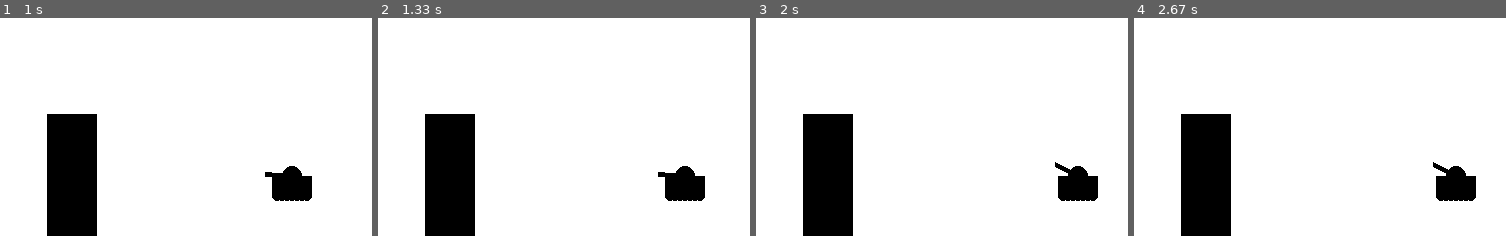
Above: before the commit, frames 1-4 (left to right).
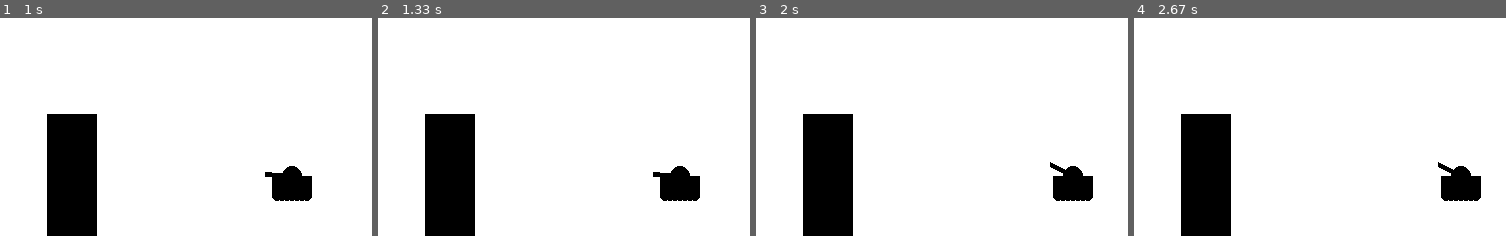
Above: after the commit, the same moments.

Repository: ioarun/pygame-robotics
Game: pygame game, started from tank-game/tank-game.py
The game is run twice, just before and just after one commit, with the same random seed, the same clock (stepped at 60 frames per second) and the same inputs.
Inputs:
- Up to frame 1 (1 s): click "play" at 0.42 s; tap Space at 0.67 s
- Up to frame 2 (1.33 s): hold Right from 1 s (still down)
- Up to frame 3 (2 s): release Right at 1.47 s; hold Up 1.5-1.8 s; hold Right from 1.83 s (still down)
- Up to frame 4 (2.67 s): release Right at 2.3 s; hold Left from 2.33 s (still down)
The pictures show only the part of the screen within x 50-100%, y 50-100%; the shares and areas given below are measured in that part.

Frame 1 is identical in both runs. In frame 2, 0.4% of the frame differs, in the area x 73-88%, y 67-84%; in frame 3, 0.5%, in the area x 79-92%, y 66-84%; in frame 4, 0.5%.

Commit message:
Add fireshell code

Diff:
--- a/tank-game/tank-game.py
+++ b/tank-game/tank-game.py
@@ -61,6 +61,9 @@
 	for i in range(7):
 		pygame.draw.circle(gameDisplay, black, (x - startX, y + tankHeight), 5)
 		startX -= 5
+
+	# return turret position
+	return possibleTurrets[turPos]
 
 def pause():
 	paused = True
@@ -138,6 +141,16 @@
 def barrier(xlocation, randomHeight, barrier_width):
 	pygame.draw.rect(gameDisplay, black,[xlocation, display_height-randomHeight, barrier_width, randomHeight])
 
+
+def fireShell(xy, tankx, tanky, turPos):
+	fire = True
+
+	startingShell = xy
+	print ("FIRE!", xy)
+
+	while fire:
+		fire = False
+
 def game_intro():
 
 	intro = True
@@ -249,6 +262,9 @@
 	barrier_width = 50
 
 	while not gameExit:
+
+		gameDisplay.fill(white)
+		gun = tank(mainTankX, mainTankY, currentTurPos)
 
 		if gameOver == True:
 			message_to_screen("Game over.", red, y_displace=-50, size="large")
@@ -284,14 +300,16 @@
 					changeTur = -1
 				elif event.key == pygame.K_p:
 					pause()
+				elif event.key == pygame.K_SPACE:
+					# argument = turret location
+					fireShell(gun, mainTankX, mainTankY, currentTurPos)
+
 			elif event.type == pygame.KEYUP:
 				if event.key == pygame.K_LEFT or event.key == pygame.K_RIGHT:
 					tankMove = 0
 
 				if event.key == pygame.K_UP or event.key == pygame.K_DOWN:
 					changeTur = 0
-
-		gameDisplay.fill(white)
 
 		mainTankX += tankMove
 
@@ -306,8 +324,6 @@
 		if mainTankX - (tankWidth/2)  < xlocation + barrier_width:
 			mainTankX += 5
 
-		tank(mainTankX, mainTankY, currentTurPos)
-
 		barrier(xlocation, randomHeight, barrier_width)
 
 		pygame.display.update()
